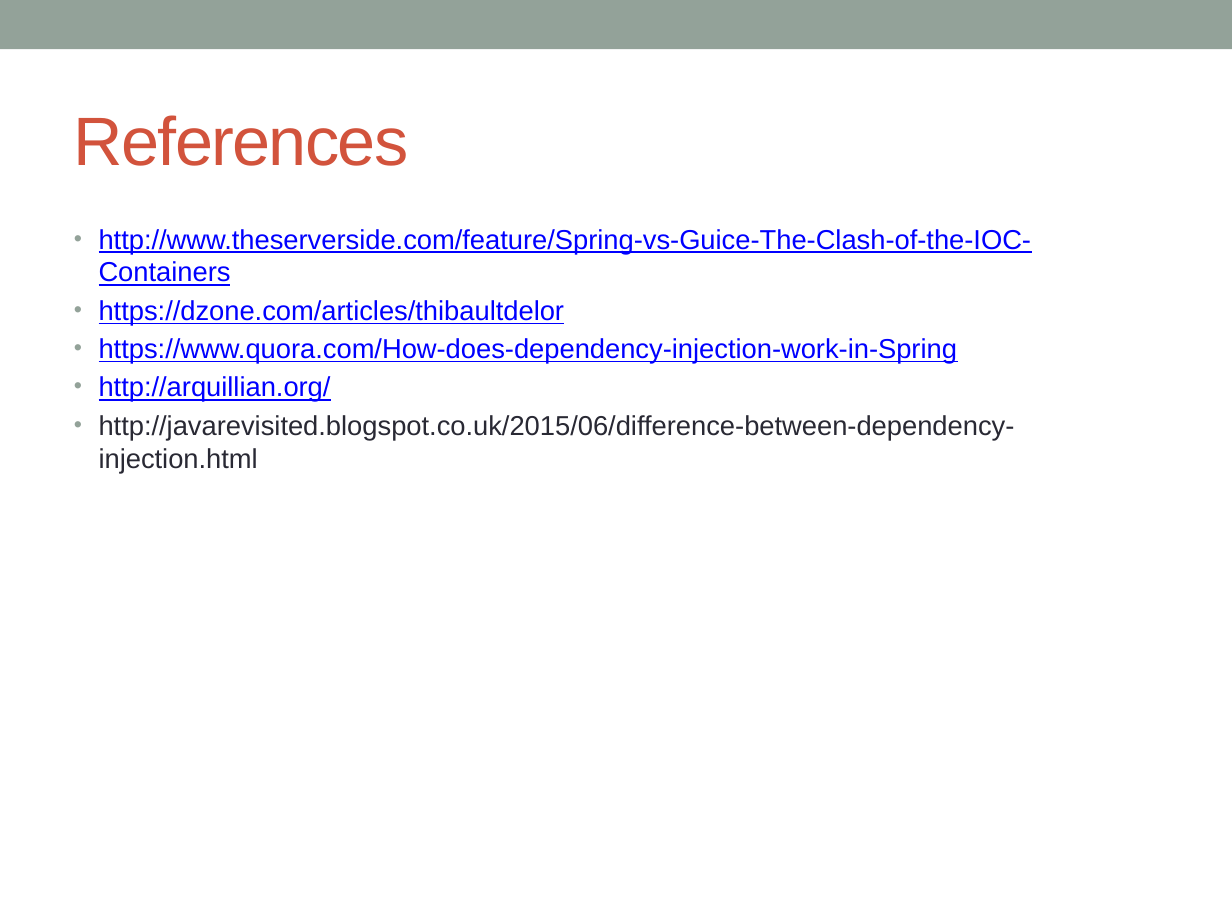
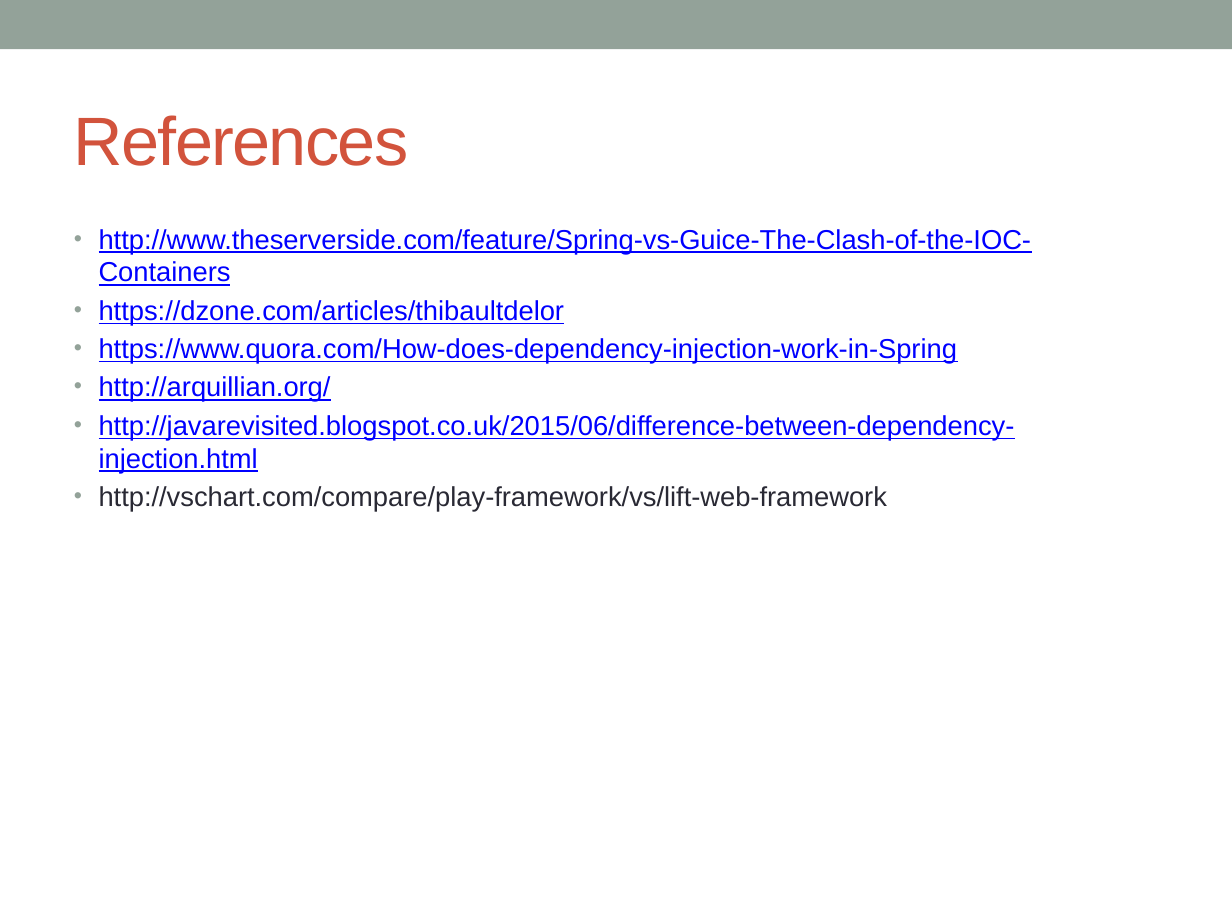
Before and after one commit to notionquest/ProjectDocumentation, a slide deck: slide 5 of Frameworks.pptx (slide 4 before the commit). Drawn at 1232x924 pixels with LibreOffice and Linux fonts; fonts in the diff are those of the drawing. Boxes give left, top, right and bottom in pixels: in the first picture for what was removed or moved away, otherwise in the second. Text is boxed around its words. In the diff, an @@ line names an element or a change of style, - is before the commit and + after.

```diff
--- a/Frameworks.pptx
+++ b/Frameworks.pptx
@@ text at [99, 415, 1015, 473]: text colour #292934 to #0000FF, underline on in "http://javarevisited.blogspot.co.uk/2015/06/difference-betwe ..." @@
@@ text at [99, 486, 887, 512]: paragraph added @@
+• http://vschart.com/compare/play-framework/vs/lift-web-framework
```
Also in this commit, not shown: 1 slide added, 6 other files.
